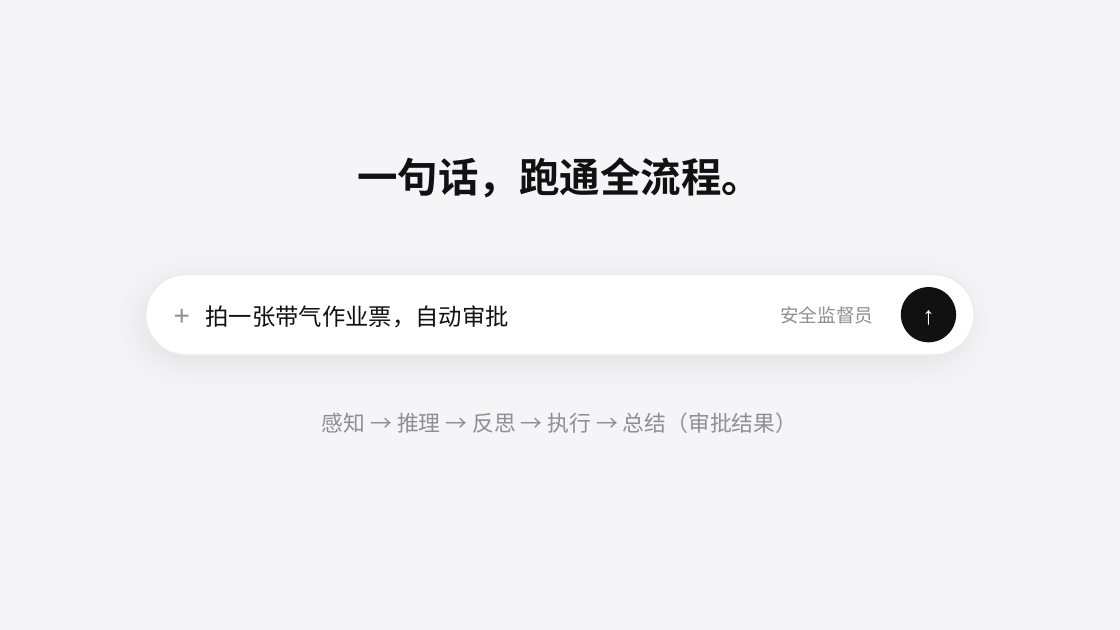
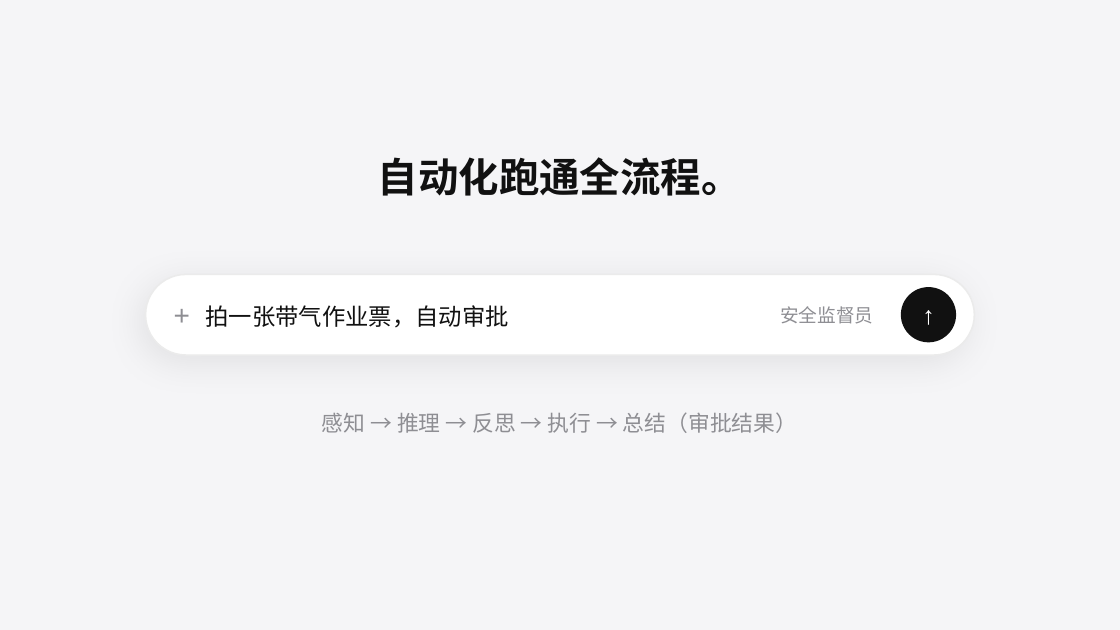
Before and after one commit to CFM503/player, a slide deck: slide 4 of 数字化安全监督员_宣传.pptx. Drawn at 1120x630 pixels with LibreOffice and Linux fonts; fonts in the diff are those of the drawing. Boxes give left, top, right and bottom in pixels: in the first picture for what was removed or moved away, otherwise in the second. Text is boxed around its words. In the diff, an @@ line names an element or a change of style, - is before the commit and + after.

```diff
--- a/数字化安全监督员_宣传.pptx
+++ b/数字化安全监督员_宣传.pptx
@@ text at (x1=378, y1=157, x2=742, y2=196): text changed @@
-一句话，跑通全流程。
+自动化跑通全流程。
```
Also in this commit, not shown: 5 other slides changed, 13 other files.
